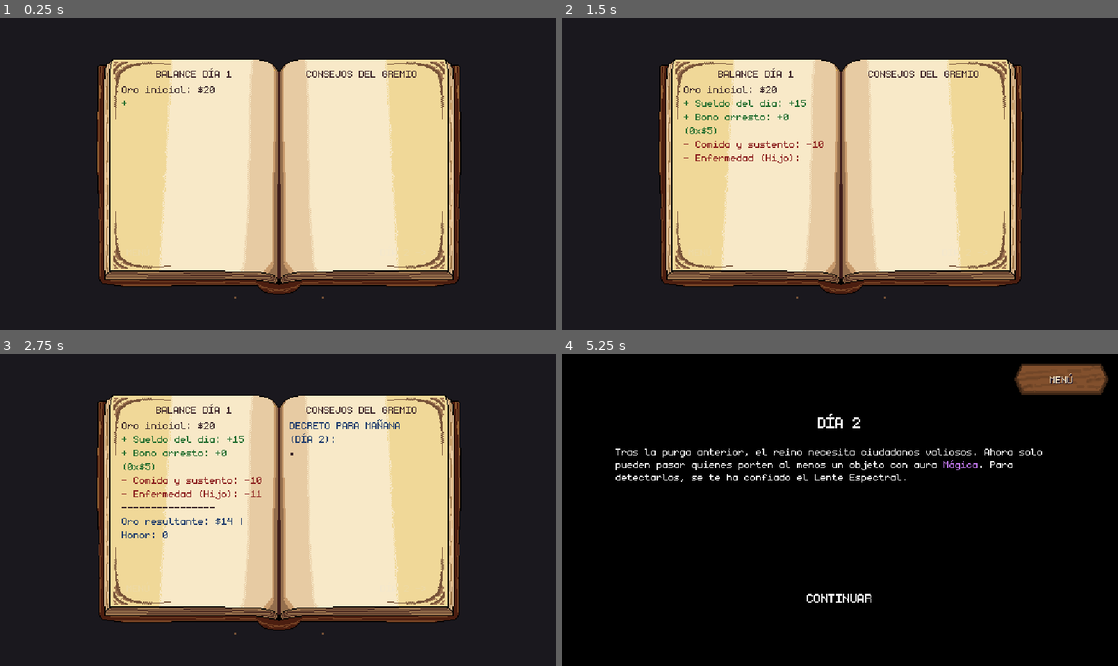
Above: before the commit, frames 1-4 (two rows, left to right).
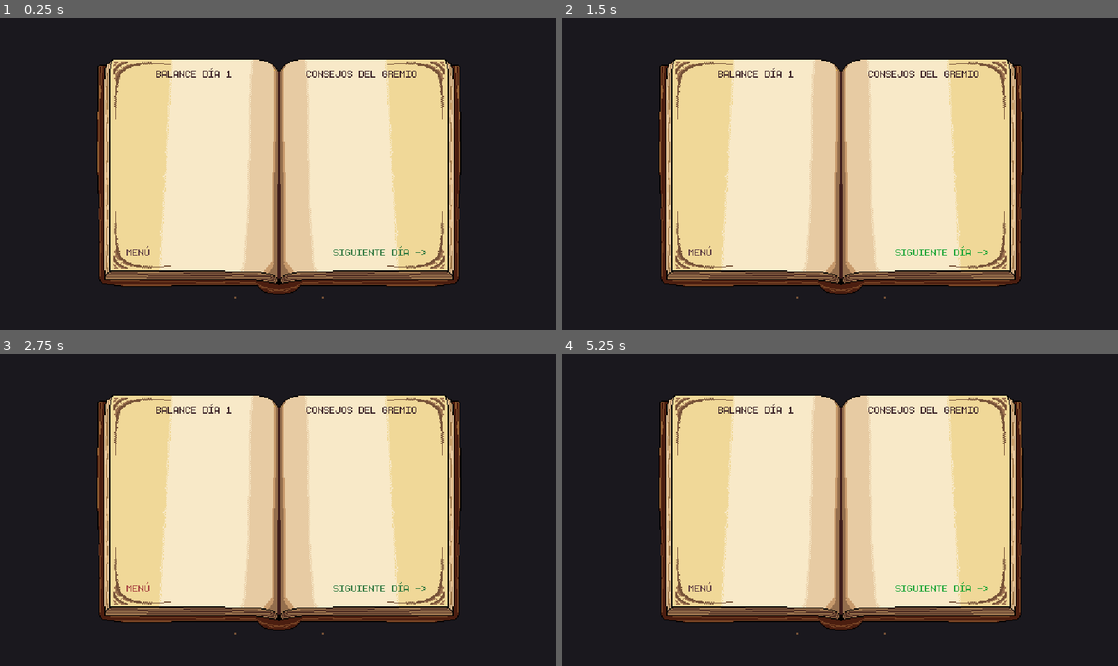
Above: after the commit, the same moments.

Repository: StephenQuispeLipa/Notaria-Aventureros
Game: Godot game, scene res://Scenes/Flow/Day_Summary.tscn
The game is run twice, just before and just after one commit, with the same random seed, the same clock (stepped at 60 frames per second) and the same inputs. This scene is started directly instead of the project's main scene. Sound files missing from this copy of the repository are replaced by a short silence.
Inputs (mouse positions are in pixels of both pictures, inside the frame that each line leads up to):
- Up to frame 1 (0.25 s): no input
- Up to frame 2 (1.5 s): click (701, 252) at 0.5 s, where only the run after the commit has a clickable "MENÚ"; click (940, 252) at 1.25 s, where only the run after the commit has a clickable "SIGUIENTE DÍA ->"
- Up to frame 3 (2.75 s): click (139, 588) at 2 s, where only the run after the commit has a clickable "MENÚ"
- Up to frame 4 (5.25 s): click (940, 588) at 2.75 s, where only the run after the commit has a clickable "SIGUIENTE DÍA ->"; click (701, 588) at 3.5 s, where only the run after the commit has a clickable "MENÚ"; click (940, 588) at 4.25 s, where only the run after the commit has a clickable "SIGUIENTE DÍA ->"; click "DÍA 2 ->" (after the commit: "SIGUIENTE DÍA ->") at 5 s

The runs differ from the first frame. In frame 1, 0.2% of the frame differs, in the area x 21-77%, y 21-77%; in frame 2, 0.7%; in frame 3, 1.2%; in frame 4, 98%, in the area x 0-100%, y 0-100%.
Error after the commit: Parse Error: Preload file "res://Assets/Art/Items/Decoraciones.png" does not exist. (res://Scripts/Flow/day_summary.gd:16)

Commit message:
feat: add core game manager, desk view, day summary, and options menu UI

Diff:
--- a/Scenes/Menus/OptionsMenu.tscn
+++ b/Scenes/Menus/OptionsMenu.tscn
@@ -483,7 +483,7 @@
 theme_override_constants/shadow_offset_y = 1
 theme_override_fonts/font = ExtResource("4_mono")
 theme_override_font_sizes/font_size = 16
-text = "Finales 0/5"
+text = "Finales 0/6"
 vertical_alignment = 2
 
 [node name="NewGameOverlay" type="Control" parent="."]
--- a/Scripts/Core/game_manager.gd
+++ b/Scripts/Core/game_manager.gd
@@ -31,6 +31,7 @@
 var day5_prohibited_category: String = "peligrosos"
 var day_lore_seen: bool = false
 var current_npc_appearance: Dictionary = {}
+var dishonor_arrested: bool = false
 var unlocked_endings: Array[String] = []
 
 var total_charged: int = 0
@@ -66,6 +67,7 @@
 	day5_prohibited_category = ["sagrados", "peligrosos", "valiosos", "naturistas"].pick_random()
 	day_lore_seen = false
 	current_npc_appearance = {}
+	dishonor_arrested = false
 	total_charged = 0
 	total_arrested = 0
 	total_earned = 0
@@ -88,6 +90,7 @@
 	daily_arrest_rewards[str(current_day)] = arrest_reward_today
 	day_lore_seen = false
 	current_npc_appearance = {}
+	dishonor_arrested = false
 	save_game()
 
 func _pick_forced_indices(npc_count: int) -> Array:
--- a/Scripts/Desk/desk_view.gd
+++ b/Scripts/Desk/desk_view.gd
@@ -964,6 +964,11 @@
 	if play_coins:
 		AudioManager.play_sfx(BAG_OF_COINS_SFX)
 	_update_day_progress_label()
+	if GameManager.honor <= -100 and not is_day_ending:
+		is_day_ending = true
+		GameManager.dishonor_arrested = true
+		GameManager.delete_save()
+		get_tree().change_scene_to_file("res://Scenes/Flow/Day_Summary.tscn")
 
 func _flash_honor_label(label_text: String, color: Color) -> void:
 	if not is_instance_valid(honor_flash_label):
--- a/Scripts/Flow/day_summary.gd
+++ b/Scripts/Flow/day_summary.gd
@@ -13,32 +13,36 @@
 	"pocion": "Botella",
 }
 
+const DECORACIONES_SHEET: Texture2D = preload("res://Assets/Art/Items/Decoraciones.png")
+
 const ITEM_ICONS: Dictionary = {
 	"escudo": {
 		"interior": preload("res://Assets/Art/Items/PlantillaEscudo_Interior.png"),
 		"borde": preload("res://Assets/Art/Items/PlantillaEscudo_Borde.png"),
+		"deco_pos": Vector2(10.0, 9.0),
 	},
 	"libro": {
 		"interior": preload("res://Assets/Art/Items/PlantillaLibro_Libro_Interior.png"),
 		"borde": preload("res://Assets/Art/Items/PlantillaLibro_Libro_Borde.png"),
+		"deco_pos": Vector2(11.0, 7.0),
 	},
 	"pocion": {
 		"interior": preload("res://Assets/Art/Items/Pocion_Interior.png"),
 		"borde": preload("res://Assets/Art/Items/Pocion_Borde.png"),
+		"deco_pos": Vector2(10.0, 14.0),
 	},
 }
 
 const DECO_CLASSES: Dictionary = {
-	"corona": {"label": "Realeza", "color": Color(0.95, 0.89, 0.74, 1.0)},
-	"calavera": {"label": "Nigromante", "color": Color(0.55, 0.14, 0.16, 1.0)},
-	"luna": {"label": "Mago", "color": Color(0.16, 0.24, 0.52, 1.0)},
-	"ojo": {"label": "Vidente", "color": Color(0.14, 0.14, 0.17, 1.0)},
-	"hacha": {"label": "Carpintero", "color": Color(0.52, 0.33, 0.20, 1.0)},
-	"espada": {"label": "Carpintero", "color": Color(0.52, 0.33, 0.20, 1.0)},
-	"fuego": {"label": "Alquimista", "color": Color(0.52, 0.54, 0.58, 1.0)},
-	"gema": {"label": "Joyero", "color": Color(0.52, 0.22, 0.72, 1.0)},
-	"esmeralda": {"label": "Naturista", "color": Color(0.15, 0.45, 0.22, 1.0)},
-	"moneda": {"label": "Mercader", "color": Color(0.78, 0.82, 0.88, 1.0)},
+	"corona": {"label": "Paladín", "cell": Vector2i(0, 0), "color": Color(0.95, 0.89, 0.74, 1.0)},
+	"calavera": {"label": "Brujo", "cell": Vector2i(1, 0), "color": Color(0.72, 0.22, 0.24, 1.0)},
+	"luna": {"label": "Clérigo", "cell": Vector2i(2, 0), "color": Color(0.26, 0.44, 0.82, 1.0)},
+	"ojo": {"label": "Mago", "cell": Vector2i(0, 1), "color": Color(0.36, 0.28, 0.68, 1.0)},
+	"hacha": {"label": "Carpintería", "cell": Vector2i(1, 1), "color": Color(0.68, 0.45, 0.28, 1.0)},
+	"fuego": {"label": "Alquimia", "cell": Vector2i(2, 1), "color": Color(0.78, 0.45, 0.24, 1.0)},
+	"gema": {"label": "Lujo", "cell": Vector2i(0, 2), "color": Color(0.66, 0.34, 0.86, 1.0)},
+	"esmeralda": {"label": "Druida", "cell": Vector2i(1, 2), "color": Color(0.24, 0.68, 0.34, 1.0)},
+	"moneda": {"label": "Económico", "cell": Vector2i(2, 2), "color": Color(0.86, 0.82, 0.56, 1.0)},
 }
 
 @onready var left_title: Label = %LeftTitle
@@ -71,6 +75,11 @@
 		write_audio.finished.connect(_on_write_audio_finished)
 
 	AudioManager.play_sfx(LIBRO_OPEN_SFX)
+	if GameManager.dishonor_arrested:
+		GameManager.dishonor_arrested = false
+		end_story_text.text = _build_dishonor_ending_text()
+		end_story_overlay.visible = true
+		return
 	if GameManager.current_day >= 3:
 		_show_stolen_items_page()
 	else:
@@ -112,10 +121,8 @@
 			icon_int.stretch_mode = TextureRect.STRETCH_KEEP_ASPECT_CENTERED
 			icon_int.set_anchors_preset(Control.PRESET_FULL_RECT)
 			var tint: Color = deco_info["color"]
-			if t_id == "libro":
-				tint = tint.darkened(0.22)
-			elif t_id == "pocion":
-				tint.a = 0.75
+			if t_id == "pocion":
+				tint.a = 0.85
 			icon_int.self_modulate = tint
 			icon_box.add_child(icon_int)
 
@@ -126,11 +133,24 @@
 			icon_borde.stretch_mode = TextureRect.STRETCH_KEEP_ASPECT_CENTERED
 			icon_borde.set_anchors_preset(Control.PRESET_FULL_RECT)
 			icon_box.add_child(icon_borde)
+
+			var deco_atlas := AtlasTexture.new()
+			deco_atlas.atlas = DECORACIONES_SHEET
+			var cell: Vector2i = deco_info.get("cell", Vector2i(0, 0))
+			deco_atlas.region = Rect2(cell.x * 16, cell.y * 16, 16, 16)
+			var icon_deco := TextureRect.new()
+			icon_deco.texture = deco_atlas
+			icon_deco.texture_filter = CanvasItem.TEXTURE_FILTER_NEAREST
+			icon_deco.expand_mode = TextureRect.EXPAND_IGNORE_SIZE
+			icon_deco.stretch_mode = TextureRect.STRETCH_KEEP_ASPECT_CENTERED
+			icon_deco.size = Vector2(10, 10)
+			icon_deco.position = icon_set.get("deco_pos", Vector2(11.0, 10.0))
+			icon_box.add_child(icon_deco)
 			row.add_child(icon_box)
 
 			var info_vbox := VBoxContainer.new()
 			info_vbox.size_flags_horizontal = Control.SIZE_EXPAND_FILL
-			info_vbox.add_theme_constant_override("separation", 1)
+			info_vbox.add_theme_constant_override("separation", 0)
 
 			var type_name: String = ITEM_TYPE_NAMES.get(t_id, "Objeto")
 			var class_name_str: String = str(deco_info["label"])
@@ -138,12 +158,12 @@
 			var lbl := Label.new()
 			lbl.text = "%s de %s ($%d)" % [type_name, class_name_str, val]
 			lbl.add_theme_font_override("font", BOOK_FONT)
-			lbl.add_theme_font_size_override("font_size", 12)
+			lbl.add_theme_font_size_override("font_size", 16)
 			lbl.add_theme_color_override("font_color", Color(0.22, 0.14, 0.16, 1.0))
 			info_vbox.add_child(lbl)
 
 			var actions_row := HBoxContainer.new()
-			actions_row.add_theme_constant_override("separation", 10)
+			actions_row.add_theme_constant_override("separation", 12)
 
 			var btn_sell := Button.new()
 			btn_sell.text = "[VENDER]"
@@ -151,7 +171,7 @@
 			btn_sell.focus_mode = Control.FOCUS_NONE
 			btn_sell.mouse_default_cursor_shape = Control.CURSOR_POINTING_HAND
 			btn_sell.add_theme_font_override("font", BOOK_FONT)
-			btn_sell.add_theme_font_size_override("font_size", 11)
+			btn_sell.add_theme_font_size_override("font_size", 16)
 			btn_sell.add_theme_color_override("font_color", Color(0.12, 0.45, 0.18, 1.0))
 			btn_sell.add_theme_color_override("font_hover_color", Color(0.08, 0.65, 0.2, 1.0))
 
@@ -161,7 +181,7 @@
 			btn_keep.focus_mode = Control.FOCUS_NONE
 			btn_keep.mouse_default_cursor_shape = Control.CURSOR_POINTING_HAND
 			btn_keep.add_theme_font_override("font", BOOK_FONT)
-			btn_keep.add_theme_font_size_override("font_size", 11)
+			btn_keep.add_theme_font_size_override("font_size", 16)
 			btn_keep.add_theme_color_override("font_color", Color(0.38, 0.25, 0.15, 1.0))
 			btn_keep.add_theme_color_override("font_hover_color", Color(0.6, 0.4, 0.15, 1.0))
 
@@ -385,6 +405,12 @@
 	var hint_block := "\n\n[color=#9fd3ff]%s[/color]" % hint if not hint.is_empty() else ""
 	return "[center][color=#ffd27d]%s[/color]\n\n%s%s\n\n[color=#aaaaaa]FIN DE LA HISTORIA[/color][/center]" % [title, body, hint_block]
 
+func _build_dishonor_ending_text() -> String:
+	GameManager.unlock_ending("6")
+	var title := "FINAL 6: TRAICIÓN A LA CORONA"
+	var body := "Tu deshonra colmó la paciencia del reino. La guardia real irrumpió en la notaría y te arrestó por tus crímenes contra la corona.\n\nAhora compartes celda con los mismos aventureros cuya ruina firmaste."
+	return "[center][color=#ff6b6b]%s[/color]\n\n%s\n\n[color=#aaaaaa]FIN DE LA HISTORIA[/color][/center]" % [title, body]
+
 func _on_end_continue_pressed() -> void:
 	AudioManager.play_sfx(LIBRO_CLOSE_SFX)
 	get_tree().change_scene_to_file("res://Scenes/Menus/OptionsMenu.tscn")
--- a/Scripts/Menus/options_menu.gd
+++ b/Scripts/Menus/options_menu.gd
@@ -100,7 +100,7 @@
 	var count := GameManager.unlocked_endings.size()
 	endings_label.visible = count > 0
 	if count > 0:
-		endings_label.text = "Finales %d/5" % count
+		endings_label.text = "Finales %d/6" % count
 
 func _setup_audio_buses() -> void:
 	bus_master_idx = AudioServer.get_bus_index("Master")
